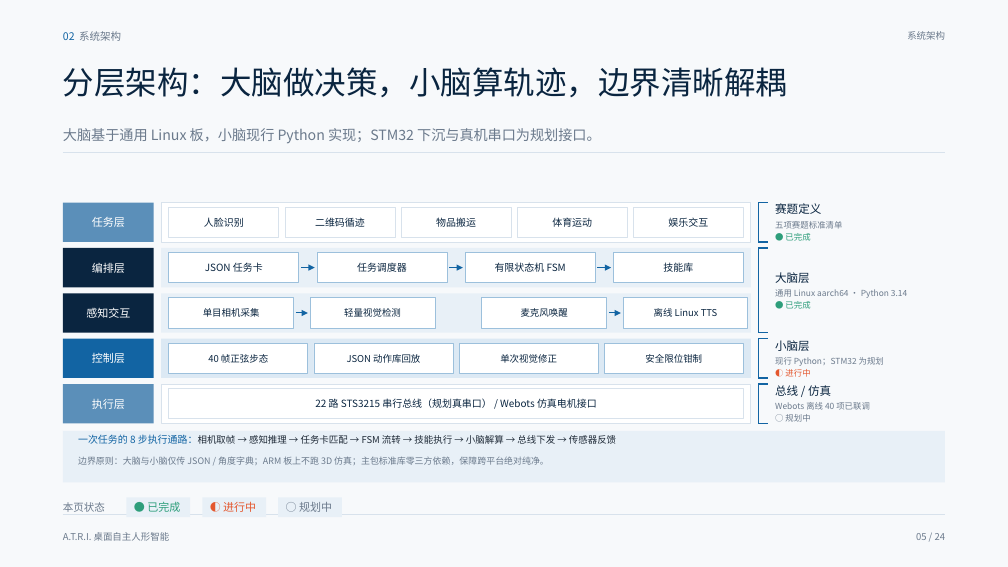
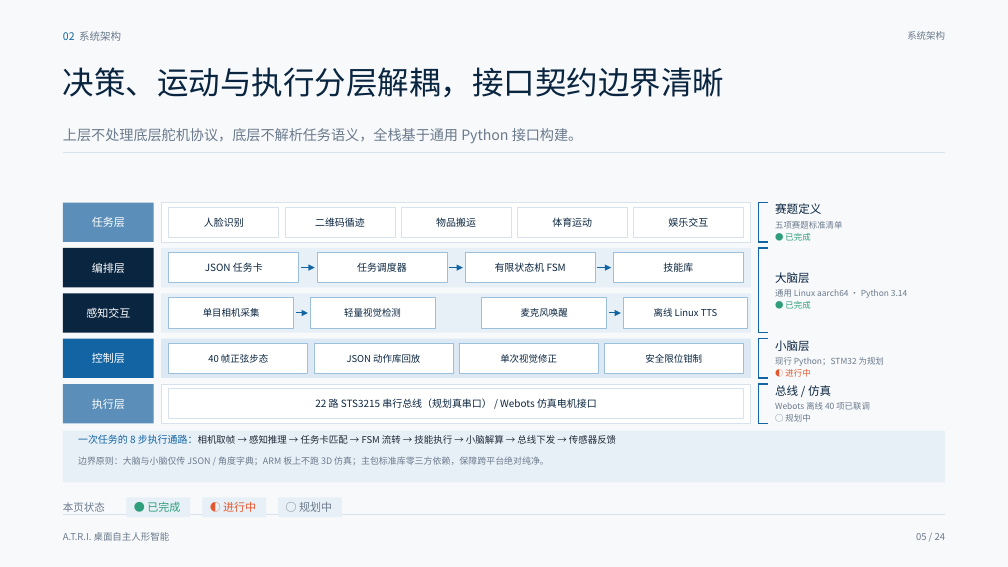
Before and after one commit to HPIline/ATRI, a slide deck: slide 5 of ppt/ATRI-答辩PPT-v4.pptx. Drawn at 1008x567 pixels with LibreOffice and Linux fonts; fonts in the diff are those of the drawing. Boxes give left, top, right and bottom in pixels: in the first picture for what was removed or moved away, otherwise in the second. Text is boxed around its words. In the diff, an @@ line names an element or a change of style, - is before the commit and + after.

```diff
--- a/ppt/ATRI-答辩PPT-v4.pptx
+++ b/ppt/ATRI-答辩PPT-v4.pptx
@@ text at bbox=[63, 67, 724, 97]: text changed @@
-分层架构：大脑做决策，小脑算轨迹，边界清晰解耦
+决策、运动与执行分层解耦，接口契约边界清晰
@@ text at bbox=[63, 128, 583, 143]: text changed @@
-大脑基于通用 Linux 板，小脑现行 Python 实现；STM32 下沉与真机串口为规划接口。
+上层不处理底层舵机协议，底层不解析任务语义，全栈基于通用 Python 接口构建。
```
Also in this commit, not shown: 23 other slides changed, 1 other file.
